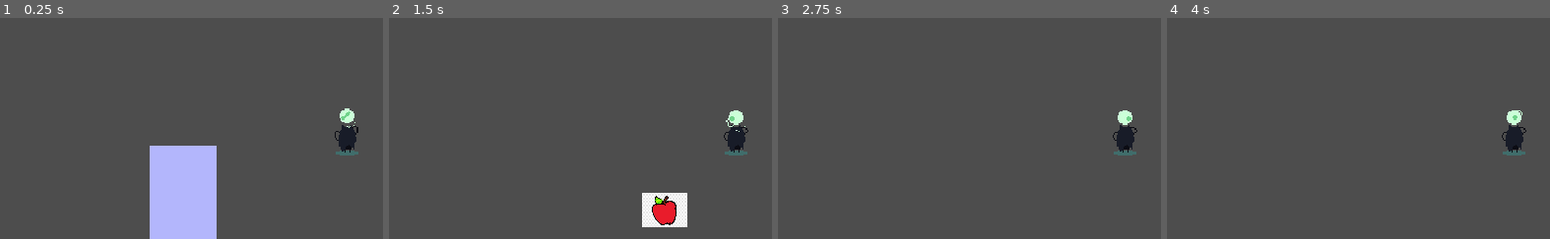
Above: before the commit, frames 1-4 (left to right).
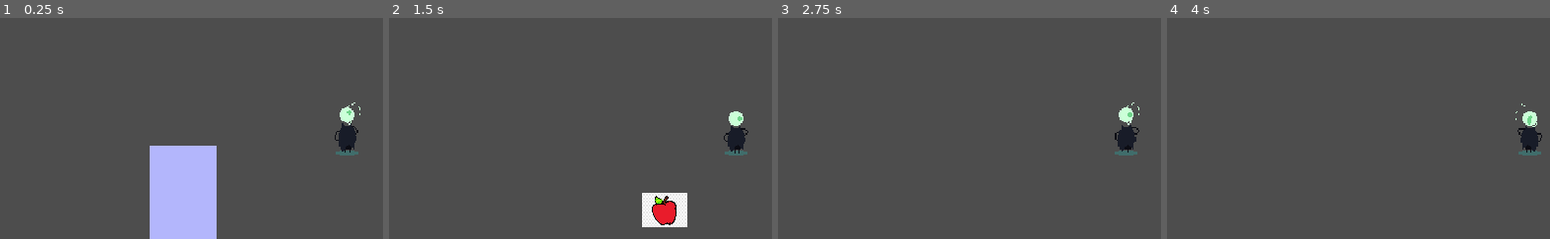
Above: after the commit, the same moments.

Repository: Challenger-84/gamejam_abyss
Game: Godot game, scene res://main.tscn
Two runs of this game, one before a commit and one after it. Both use one fixed random seed, a clock stepped at 60 frames per second and the inputs below.
Inputs:
- Up to frame 1 (0.25 s): no input
- Up to frame 2 (1.5 s): tap Enter (ui_accept) at 0.5, 0.77 s; hold Right (Move Right) 0.53-1.28 s; hold S (Move Down) from 1.28 s (still down)
- Up to frame 3 (2.75 s): tap Enter (ui_accept) at 1.52 s; release S (Move Down) at 2.03 s; hold Right (Move Right) from 2.03 s (still down)
- Up to frame 4 (4 s): release Right (Move Right) at 2.78 s; hold W (Move Up) 2.78-3.53 s; tap Enter (ui_accept) at 3.02, 3.77 s; hold A (Move Left) from 3.53 s (still down)
The pictures show only the part of the screen within x 6-56%, y 19-69%; the shares and areas given below are measured in that part.

The runs differ from the first frame. In frame 1, 0.2% of the frame differs, in the area x 87-95%, y 38-56%; in frame 2, 0.2%; in frame 3, 0.3%; in frame 4, 1.4%, in the area x 87-98%, y 38-63%.

Commit message:
Added run animations

Diff:
--- a/Scripts/player.gd
+++ b/Scripts/player.gd
@@ -20,6 +20,13 @@
 	if direction == Vector2.ZERO:
 		velocity = velocity.move_toward(Vector2.ZERO, friction * delta)
 
+	if velocity.x > 0:
+		animated_sprite.play("run")
+		animated_sprite.flip_h = false
+	elif velocity.x < 0:
+		animated_sprite.play("run")
+		animated_sprite.flip_h = true
+
 	if Input.is_action_just_pressed("ui_accept") and Globals.health < Globals.max_health and Globals.fruits > 0:
 		Globals.health += 1
 		Globals.fruits -= 1
--- a/main.tscn
+++ b/main.tscn
@@ -20,6 +20,7 @@
 offset_top = 19.0
 offset_right = 203.0
 offset_bottom = 67.0
+scale = Vector2(1.00179, 1)
 
 [node name="VBoxContainer" type="VBoxContainer" parent="CanvasLayer/MarginContainer"]
 layout_mode = 2
--- a/player.tscn
+++ b/player.tscn
@@ -1,7 +1,8 @@
-[gd_scene load_steps=14 format=3 uid="uid://c5yj0rk81jh30"]
+[gd_scene load_steps=25 format=3 uid="uid://c5yj0rk81jh30"]
 
 [ext_resource type="Script" path="res://Scripts/player.gd" id="1_vjp11"]
 [ext_resource type="Texture2D" uid="uid://fk2dituknhtk" path="res://Assets/stormhead/idle.png" id="2_fxf36"]
+[ext_resource type="Texture2D" uid="uid://bk2n83uaul836" path="res://Assets/stormhead/run.png" id="3_qm6bu"]
 
 [sub_resource type="RectangleShape2D" id="RectangleShape2D_5euj8"]
 size = Vector2(11, 32)
@@ -42,6 +43,46 @@
 atlas = ExtResource("2_fxf36")
 region = Rect2(0, 992, 119, 124)
 
+[sub_resource type="AtlasTexture" id="AtlasTexture_ld3aw"]
+atlas = ExtResource("3_qm6bu")
+region = Rect2(0, 0, 119, 124)
+
+[sub_resource type="AtlasTexture" id="AtlasTexture_5t224"]
+atlas = ExtResource("3_qm6bu")
+region = Rect2(0, 124, 119, 124)
+
+[sub_resource type="AtlasTexture" id="AtlasTexture_gl7pm"]
+atlas = ExtResource("3_qm6bu")
+region = Rect2(0, 248, 119, 124)
+
+[sub_resource type="AtlasTexture" id="AtlasTexture_sfu75"]
+atlas = ExtResource("3_qm6bu")
+region = Rect2(0, 372, 119, 124)
+
+[sub_resource type="AtlasTexture" id="AtlasTexture_0gs57"]
+atlas = ExtResource("3_qm6bu")
+region = Rect2(0, 496, 119, 124)
+
+[sub_resource type="AtlasTexture" id="AtlasTexture_jt4wr"]
+atlas = ExtResource("3_qm6bu")
+region = Rect2(0, 620, 119, 124)
+
+[sub_resource type="AtlasTexture" id="AtlasTexture_m3h7q"]
+atlas = ExtResource("3_qm6bu")
+region = Rect2(0, 744, 119, 124)
+
+[sub_resource type="AtlasTexture" id="AtlasTexture_2bp11"]
+atlas = ExtResource("3_qm6bu")
+region = Rect2(0, 868, 119, 124)
+
+[sub_resource type="AtlasTexture" id="AtlasTexture_lyf0s"]
+atlas = ExtResource("3_qm6bu")
+region = Rect2(0, 992, 119, 124)
+
+[sub_resource type="AtlasTexture" id="AtlasTexture_g4wbc"]
+atlas = ExtResource("3_qm6bu")
+region = Rect2(0, 1116, 119, 124)
+
 [sub_resource type="SpriteFrames" id="SpriteFrames_qh2la"]
 animations = [{
 "frames": [{
@@ -75,6 +116,41 @@
 "loop": true,
 "name": &"idle",
 "speed": 9.0
+}, {
+"frames": [{
+"duration": 1.0,
+"texture": SubResource("AtlasTexture_ld3aw")
+}, {
+"duration": 1.0,
+"texture": SubResource("AtlasTexture_5t224")
+}, {
+"duration": 1.0,
+"texture": SubResource("AtlasTexture_gl7pm")
+}, {
+"duration": 1.0,
+"texture": SubResource("AtlasTexture_sfu75")
+}, {
+"duration": 1.0,
+"texture": SubResource("AtlasTexture_0gs57")
+}, {
+"duration": 1.0,
+"texture": SubResource("AtlasTexture_jt4wr")
+}, {
+"duration": 1.0,
+"texture": SubResource("AtlasTexture_m3h7q")
+}, {
+"duration": 1.0,
+"texture": SubResource("AtlasTexture_2bp11")
+}, {
+"duration": 1.0,
+"texture": SubResource("AtlasTexture_lyf0s")
+}, {
+"duration": 1.0,
+"texture": SubResource("AtlasTexture_g4wbc")
+}],
+"loop": true,
+"name": &"run",
+"speed": 10.0
 }]
 
 [node name="Player" type="CharacterBody2D"]
@@ -97,5 +173,5 @@
 texture_filter = 1
 position = Vector2(6, -62)
 sprite_frames = SubResource("SpriteFrames_qh2la")
-animation = &"idle"
-frame_progress = 0.996816
+animation = &"run"
+frame_progress = 0.92131
